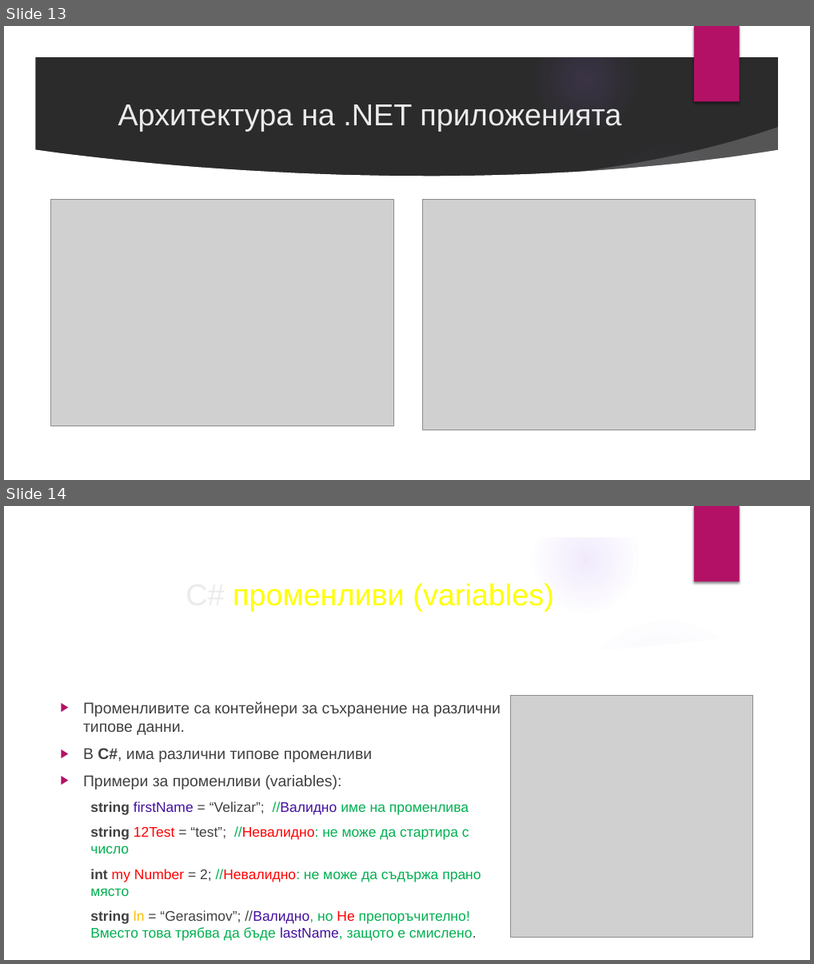
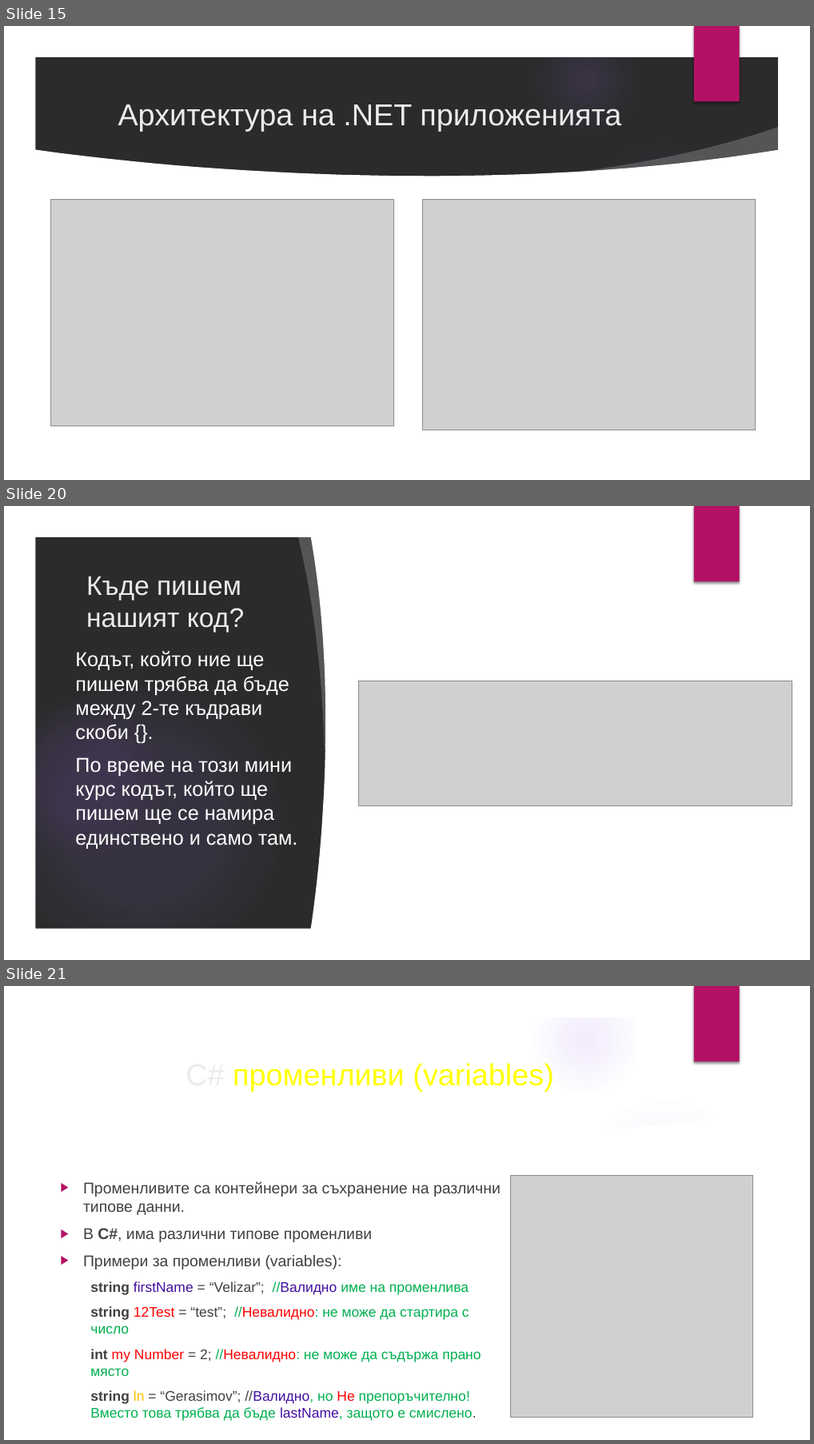
Before and after one commit to velizar92/CSharp-Programming-Presentations, a slide deck: C# Basics.pptx. Shown one above the other, each under a label of ours: slides 13 and 14 before the commit, slides 15, 20 and 21 after it; the slides between them are not shown. The pictures are 814x964 and 814x1444 pixels, drawn with LibreOffice and Linux fonts; fonts in the diff are those of the drawing; grey boxes stand for pictures; background and template pictures are left out; a plain dark background stands for a picture behind light text. Boxes give left, top, right and bottom in pixels: in the first picture for what was removed or moved away, otherwise in the second. Text is boxed around its words. In the diff, an @@ line names an element or a change of style, - is before the commit and + after.

```diff
--- a/C# Basics.pptx
+++ b/C# Basics.pptx
@@ slide 20 added at [4,506,810,960], background picture (left out); not listed: 6 template elements that a slide beside it also shows @@
@@ freeform shape added at [298,532,344,752], fill #FFFFFF at 20% opacity @@
@@ freeform shape added at [310,532,394,932], fill #FFFFFF @@
@@ rectangle added at [382,532,782,933], fill #FFFFFF @@
@@ title added at [86,576,244,632], 32 pt, text #EBEBEB @@
+Къде пишем нашият код?
@@ text added at [75,651,298,848], 24 pt, text #FFFFFF @@
+Кодът, който ние ще пишем трябва да бъде между 2-те къдрави скоби {}.
+По време на този мини курс кодът, който ще пишем ще се намира единствено и само там.
@@ picture added at [358,681,793,805] @@
@@ what was slide 13 is now slide 15 @@
@@ what was slide 14 is now slide 21 @@
```
Also in this commit, not shown: 5 slides changed, 7 other slides added, 1 slide removed.
